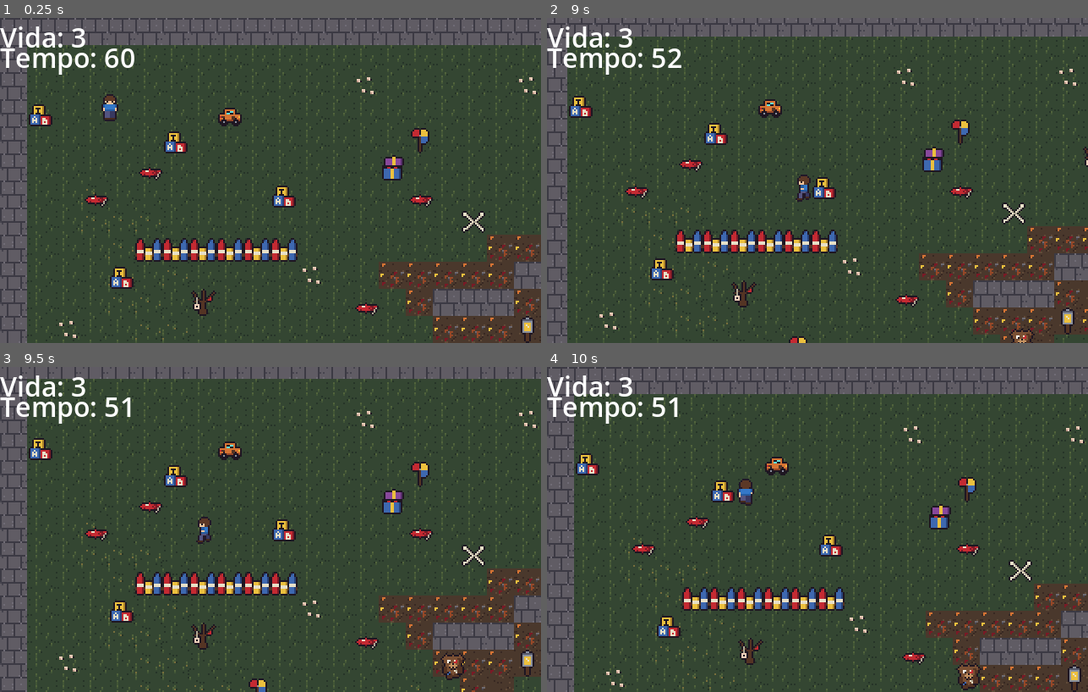
Above: before the commit, frames 1-4 (two rows, left to right).
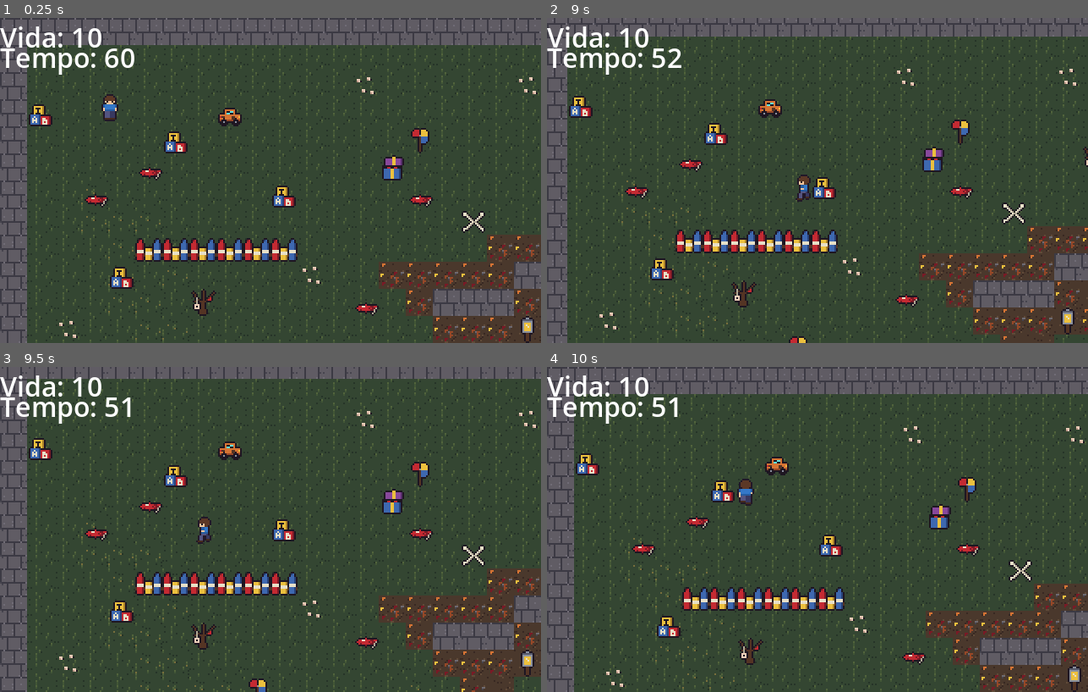
Above: after the commit, the same moments.

Repository: Olivetta21/jd2-olivetta21
Game: Godot game, scene res://scenes/cemiterio.tscn
Two runs of this game, one before a commit and one after it. Both use one fixed random seed, a clock stepped at 60 frames per second and the inputs below.
Inputs:
- Up to frame 1 (0.25 s): no input
- Up to frame 2 (9 s): tap Enter (ui_accept) at 0.5, 0.6, 0.77, 1.07, 1.35, 1.52, 1.82, 2.1, 2.85, 3.02, 3.32, 3.6, 3.77, 4.07, 4.35, 4.52, 4.82, 5.1, 5.85, 6.02, 6.32, 6.6, 6.77, 7.07, 7.35, 7.52, 7.82, 8.1, 8.85 s; hold D (right) 0.53-1.28 s; hold S (down) 1.28-2.03 s; hold D (right) 2.03-2.78 s; hold W (up) 2.78-3.53 s; hold A (left) 3.53-5.03 s; hold S (down) 5.03-5.78 s; hold D (right) 5.78-6.53 s; hold W (up) 6.53-7.28 s; hold D (right) 7.28-8.03 s; hold S (down) 8.03-8.78 s; hold A (left) from 8.78 s (still down)
- Up to frame 3 (9.5 s): keep holding A (left); tap Enter (ui_accept) at 9.02, 9.32 s
- Up to frame 4 (10 s): release A (left) at 9.53 s; hold W (up) from 9.53 s (still down); tap Enter (ui_accept) at 9.6, 9.77 s

The runs differ from the first frame. In frame 1, 0.2% of the frame differs, in the area x 13-19%, y 3-10%; in frame 2, 0.3%; in frame 3, 0.4%; in frame 4, 0.5%, in the area x 13-81%, y 3-100%.

Commit message:
aula-09: inimigos, horda, vida e o objetivo do jogo

Diff:
--- a/scenes/cemiterio.tscn
+++ b/scenes/cemiterio.tscn
@@ -3,11 +3,12 @@
 [ext_resource type="TileSet" uid="uid://c6i6l5qm131n5" path="res://tiles/cemiterio.tres" id="1_i0kfp"]
 [ext_resource type="Script" uid="uid://fbmhpahsm3oh" path="res://scripts/cemiterio.gd" id="1_xbdxf"]
 [ext_resource type="PackedScene" uid="uid://clvob8hktv0wg" path="res://scenes/jogador.tscn" id="2_i0kfp"]
+[ext_resource type="PackedScene" uid="uid://irr52n8hfpny" path="res://scenes/inimigo_macaco.tscn" id="3_sl0ah"]
 [ext_resource type="PackedScene" uid="uid://bkak52r1dhrct" path="res://scenes/inimigo.tscn" id="3_xbdxf"]
 
 [node name="Cemiterio" type="Node2D" unique_id=2035973065]
 script = ExtResource("1_xbdxf")
-cena_inimigo = ExtResource("3_xbdxf")
+cenas_inimigo = Array[PackedScene]([ExtResource("3_xbdxf"), ExtResource("3_sl0ah")])
 
 [node name="terreno" type="TileMapLayer" parent="." unique_id=1233058851]
 tile_map_data = PackedByteArray("AAAAAAAAAAAFAAUAAAAAAAEAAAAFAAUAAAAAAAIAAAAFAAUAAAAAAAMAAAAFAAUAAAAAAAQAAAAFAAUAAAAAAA …(65456 unchanged characters)…
--- a/scenes/inimigo.tscn
+++ b/scenes/inimigo.tscn
@@ -33,6 +33,7 @@
 collision_mask = 5
 motion_mode = 1
 script = ExtResource("1_61lki")
+dano = 3
 
 [node name="CollisionShape2D" type="CollisionShape2D" parent="." unique_id=1738464314]
 shape = SubResource("RectangleShape2D_m4o7o")
@@ -41,4 +42,4 @@
 sprite_frames = SubResource("SpriteFrames_v5v4v")
 animation = &"walk"
 autoplay = "walk"
-frame_progress = 0.5967779
+frame_progress = 0.12762605
--- /dev/null
+++ b/scenes/inimigo_macaco.tscn
@@ -0,0 +1,45 @@
+[gd_scene format=3 uid="uid://irr52n8hfpny"]
+
+[ext_resource type="Script" uid="uid://cfntcxkus14xp" path="res://scripts/inimigo.gd" id="1_a6kbn"]
+[ext_resource type="Texture2D" uid="uid://cc1nvgwfcewnj" path="res://sprites/cemiterio_brinquedos_128x128(.png" id="2_7pxyx"]
+
+[sub_resource type="RectangleShape2D" id="RectangleShape2D_m4o7o"]
+size = Vector2(12, 12)
+
+[sub_resource type="AtlasTexture" id="AtlasTexture_id47w"]
+atlas = ExtResource("2_7pxyx")
+region = Rect2(64, 0, 16, 16)
+
+[sub_resource type="AtlasTexture" id="AtlasTexture_qbplv"]
+atlas = ExtResource("2_7pxyx")
+region = Rect2(80, 0, 16, 16)
+
+[sub_resource type="SpriteFrames" id="SpriteFrames_v5v4v"]
+animations = [{
+"frames": [{
+"duration": 1.0,
+"texture": SubResource("AtlasTexture_id47w")
+}, {
+"duration": 1.0,
+"texture": SubResource("AtlasTexture_qbplv")
+}],
+"loop": 1,
+"name": &"walk",
+"speed": 5.0
+}]
+
+[node name="inimigo_macaco" type="CharacterBody2D" unique_id=1912654021 groups=["inimigo"]]
+collision_layer = 4
+collision_mask = 5
+motion_mode = 1
+script = ExtResource("1_a6kbn")
+velocidade = 60.0
+
+[node name="CollisionShape2D" type="CollisionShape2D" parent="." unique_id=68561735]
+shape = SubResource("RectangleShape2D_m4o7o")
+
+[node name="AnimatedSprite2D" type="AnimatedSprite2D" parent="." unique_id=1557675550]
+sprite_frames = SubResource("SpriteFrames_v5v4v")
+animation = &"walk"
+autoplay = "walk"
+frame_progress = 0.8691163
--- a/scenes/jogador.tscn
+++ b/scenes/jogador.tscn
@@ -194,6 +194,7 @@
 collision_layer = 2
 motion_mode = 1
 script = ExtResource("1_uahlj")
+vida = 10
 
 [node name="AnimatedSprite2D" type="AnimatedSprite2D" parent="." unique_id=655325862]
 sprite_frames = SubResource("SpriteFrames_v5v4v")
--- a/scripts/cemiterio.gd
+++ b/scripts/cemiterio.gd
@@ -1,6 +1,5 @@
 extends Node2D
-@export var cena_inimigo: PackedScene
-
+@export var cenas_inimigo: Array[PackedScene] = []
 
 @onready var horda: Timer = $Horda
 @onready var relogio: Timer = $Relogio
@@ -13,6 +12,7 @@
 	texto_tempo.text = "Tempo: %d" % ceil(relogio.time_left)
 
 func _on_horda_timeout() -> void:
+	var cena_inimigo : PackedScene = cenas_inimigo.pick_random()
 	var inimigo := cena_inimigo.instantiate()
 	inimigo.global_position = $Nascedouros.get_children().pick_random().global_position
 	add_child(inimigo)
--- a/scripts/inimigo.gd
+++ b/scripts/inimigo.gd
@@ -1,5 +1,6 @@
 extends CharacterBody2D
 @export var velocidade: float = 40.0
+@export var dano: int = 1
 
 func _physics_process(_delta: float) -> void:
 	var jogador := get_tree().get_first_node_in_group("player") as Node2D
@@ -7,3 +8,7 @@
 		return
 	velocity = global_position.direction_to(jogador.global_position) * velocidade
 	move_and_slide()
+
+	var hurtbox := jogador.get_node("Hurtbox") as Area2D
+	if hurtbox.get_overlapping_bodies().has(self):
+		jogador.call("levar_dano", dano)
--- a/scripts/jogador.gd
+++ b/scripts/jogador.gd
@@ -5,12 +5,6 @@
 var invencivel := false
 
 @onready var anim: AnimatedSprite2D = $AnimatedSprite2D
-@onready var hurtbox: Area2D = $Hurtbox
-
-func _process(_delta: float) -> void:
-	# Tem inimigo encostando em mim?
-	if not invencivel and hurtbox.has_overlapping_bodies():
-		levar_dano()
 
 func _physics_process(_delta: float) -> void:
 	var direcao = Input.get_vector("left", "right", "up", "down")
@@ -32,8 +26,11 @@
 		else:
 			anim.play("cima")
 
-func levar_dano() -> void:
-	vida -= 1
+func levar_dano(valor: int) -> void:
+	if invencivel:
+		return
+
+	vida -= valor
 	if vida <= 0:
 		get_tree().current_scene.perder()
 		return
